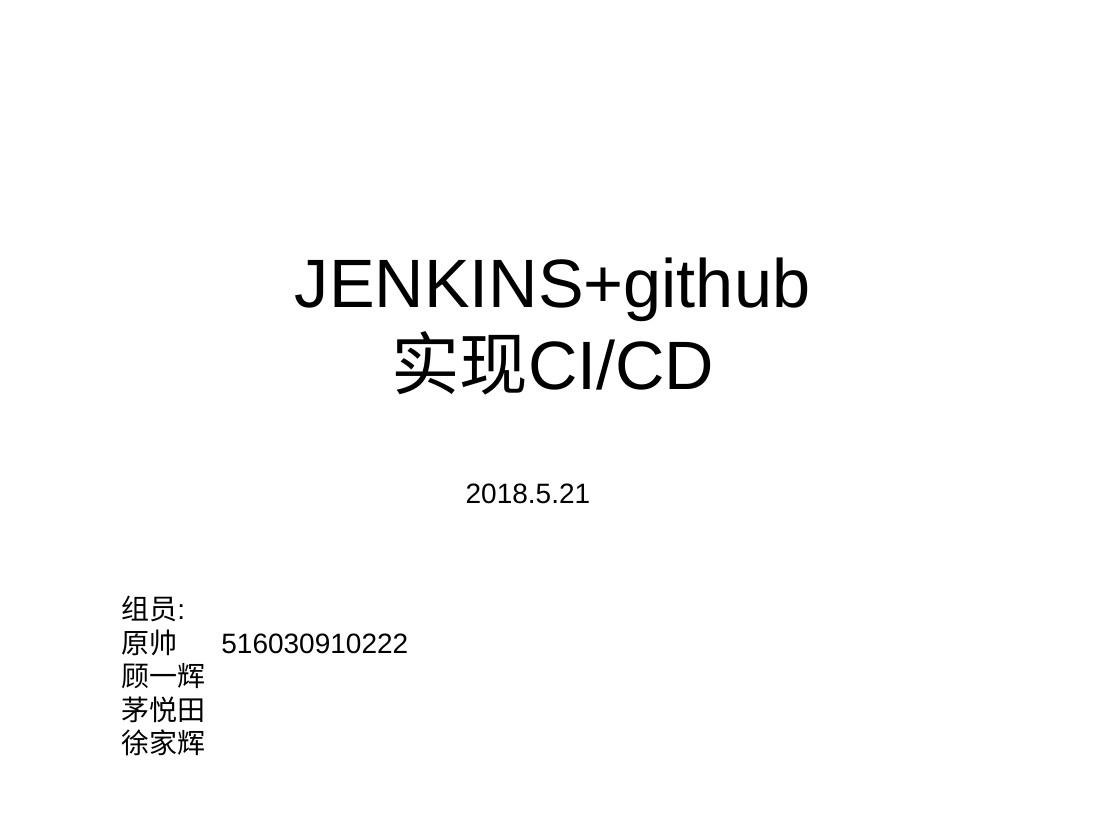
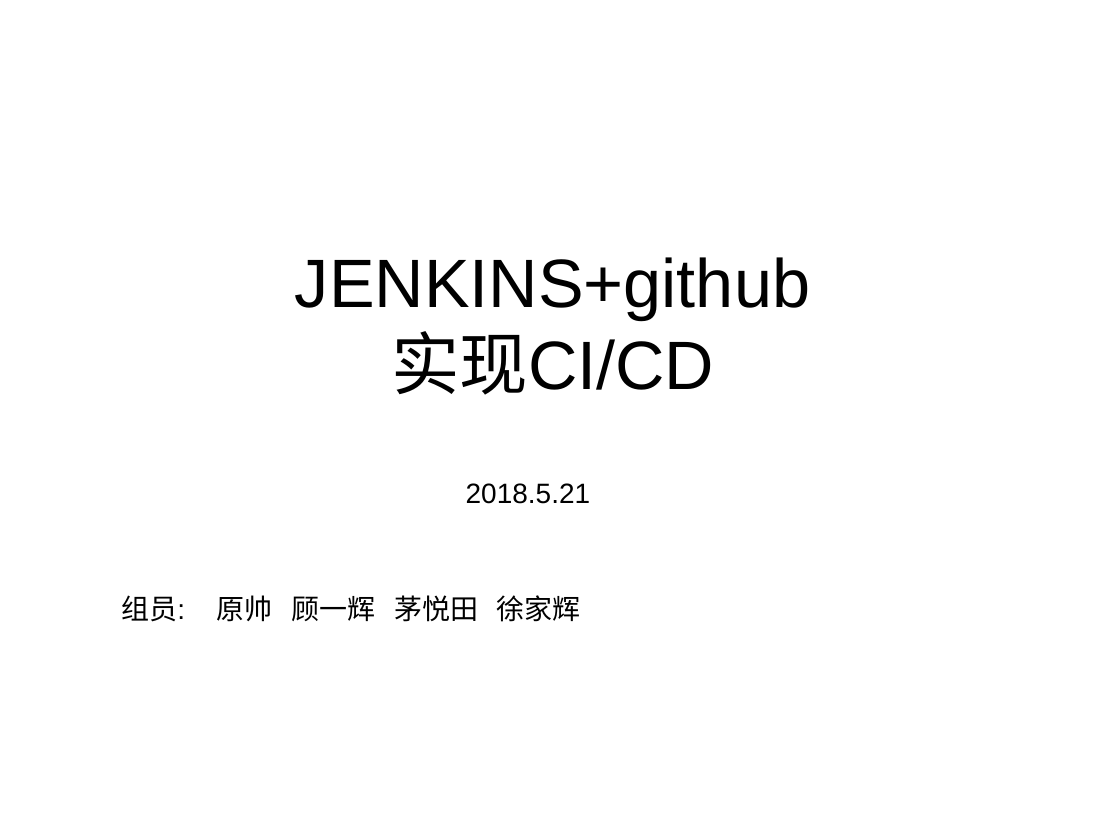
Before and after one commit to dnzlike/CI-CD, a slide deck: slide 1 of CICD.ppt. Drawn at 1120x840 pixels with LibreOffice and Linux fonts; fonts in the diff are those of the drawing. Boxes give left, top, right and bottom in pixels: in the first picture for what was removed or moved away, otherwise in the second. Text is boxed around its words. In the diff, an @@ line names an element or a change of style, - is before the commit and + after.

```diff
--- a/CICD.ppt
+++ b/CICD.ppt
@@ text at [121,595,581,622]: text changed @@
-组员:
-原帅 516030910222
-顾一辉
-茅悦田
-徐家辉
+组员: 原帅 顾一辉 茅悦田 徐家辉
```
